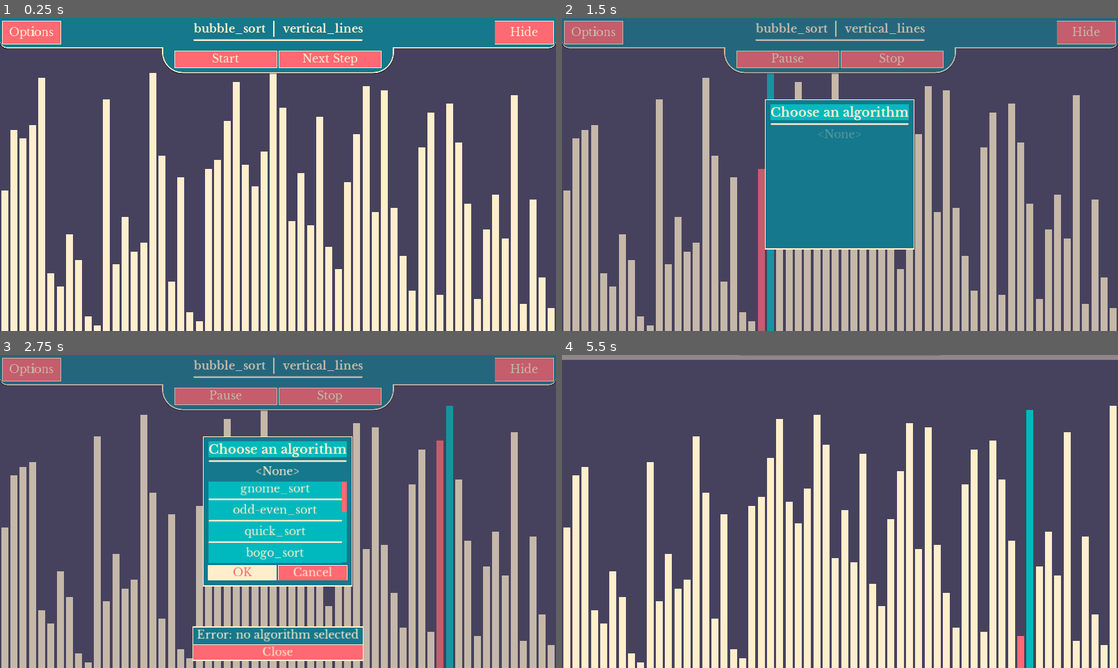
Above: before the commit, frames 1-4 (two rows, left to right).
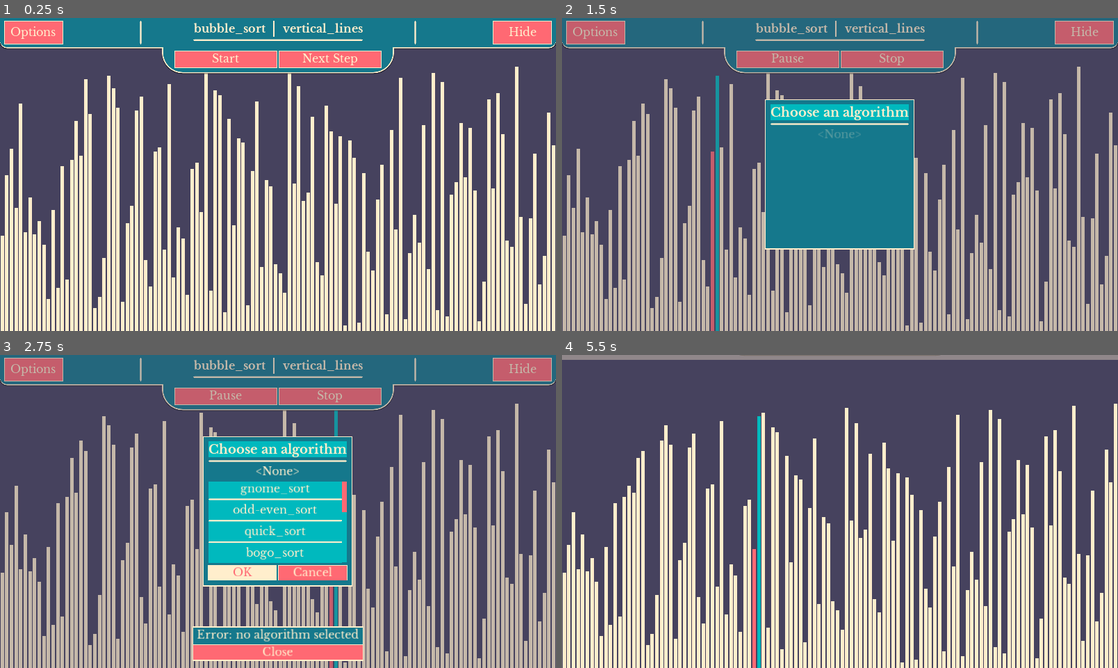
Above: after the commit, the same moments.

Repository: DissonantVoid/Godot-Sort-Visualizer
Game: Godot game, scene res://scenes/game/main.tscn
The game is run twice, just before and just after one commit, with the same random seed, the same clock (stepped at 60 frames per second) and the same inputs.
Inputs (mouse positions are in pixels of both pictures, inside the frame that each line leads up to):
- Up to frame 1 (0.25 s): no input
- Up to frame 2 (1.5 s): click "Start" at 0.5 s; click "bubble_sort" at 1.25 s
- Up to frame 3 (2.75 s): click "OK" at 2 s
- Up to frame 4 (5.5 s): click "OK" at 2.75 s; click "vertical_lines" at 3.5 s; click "Hide" at 4.25 s; move the mouse to (962, 495) at 5.02 s; click (962, 495) at 5.17 s

The runs differ from the first frame. In frame 1, 29% of the frame differs, in the area x 0-100%, y 0-100%; in frame 2, 24%; in frame 3, 23%; in frame 4, 30%, in the area x 0-100%, y 15-100%.

Commit message:
general improvements and resolving TODOs

Diff:
--- a/scenes/game/main.gd
+++ b/scenes/game/main.gd
@@ -18,7 +18,7 @@
 	# NOTE: a class instead of a dict, because dict keys are not checked untill runtime
 	# making them prone to error and hard to keep track of reads/writes to the same key
 	# this functions more like like a c++ Struct
-	var time_per_step : float = 40.0
+	var time_per_step : float = 25.0
 	var volume : float = 100
 
 	var _file : ConfigFile = ConfigFile.new()
--- a/scenes/game/main.tscn
+++ b/scenes/game/main.tscn
@@ -50,15 +50,15 @@
 [node name="MarginContainer" type="MarginContainer" parent="MainInterface/MarginContainer/VBoxContainer/Content/Upper"]
 margin_right = 960.0
 margin_bottom = 50.0
-custom_constants/margin_right = 5
+custom_constants/margin_right = 8
 custom_constants/margin_top = 5
-custom_constants/margin_left = 5
+custom_constants/margin_left = 8
 custom_constants/margin_bottom = 5
 
 [node name="HBoxContainer" type="HBoxContainer" parent="MainInterface/MarginContainer/VBoxContainer/Content/Upper/MarginContainer"]
-margin_left = 5.0
+margin_left = 8.0
 margin_top = 5.0
-margin_right = 955.0
+margin_right = 952.0
 margin_bottom = 45.0
 
 [node name="Options" type="Button" parent="MainInterface/MarginContainer/VBoxContainer/Content/Upper/MarginContainer/HBoxContainer"]
@@ -71,8 +71,8 @@
 text = "Options"
 
 [node name="Center" type="VBoxContainer" parent="MainInterface/MarginContainer/VBoxContainer/Content/Upper/MarginContainer/HBoxContainer"]
-margin_left = 301.0
-margin_right = 649.0
+margin_left = 298.0
+margin_right = 646.0
 margin_bottom = 40.0
 rect_min_size = Vector2( 280, 0 )
 size_flags_horizontal = 6
@@ -118,8 +118,8 @@
 margin_bottom = 36.0
 
 [node name="Hide" type="Button" parent="MainInterface/MarginContainer/VBoxContainer/Content/Upper/MarginContainer/HBoxContainer"]
-margin_left = 850.0
-margin_right = 950.0
+margin_left = 844.0
+margin_right = 944.0
 margin_bottom = 40.0
 rect_min_size = Vector2( 100, 40 )
 focus_mode = 0
@@ -128,12 +128,32 @@
 size_flags_vertical = 6
 text = "Hide"
 
+[node name="VLines" type="HBoxContainer" parent="MainInterface/MarginContainer/VBoxContainer/Content/Upper/MarginContainer"]
+margin_left = 8.0
+margin_top = 5.0
+margin_right = 952.0
+margin_bottom = 45.0
+mouse_filter = 2
+
+[node name="VSeparator" type="VSeparator" parent="MainInterface/MarginContainer/VBoxContainer/Content/Upper/MarginContainer/VLines"]
+margin_right = 470.0
+margin_bottom = 40.0
+mouse_filter = 2
+size_flags_horizontal = 3
+
+[node name="VSeparator2" type="VSeparator" parent="MainInterface/MarginContainer/VBoxContainer/Content/Upper/MarginContainer/VLines"]
+margin_left = 474.0
+margin_right = 944.0
+margin_bottom = 40.0
+mouse_filter = 2
+size_flags_horizontal = 3
+
 [node name="Lower" type="MarginContainer" parent="MainInterface/MarginContainer/VBoxContainer/Content"]
 margin_top = 50.0
 margin_right = 960.0
 margin_bottom = 95.0
 
-[node name="EasterEgg" type="Label" parent="MainInterface/MarginContainer/VBoxContainer/Content/Lower"]
+[node name="Label" type="Label" parent="MainInterface/MarginContainer/VBoxContainer/Content/Lower"]
 margin_left = 302.0
 margin_top = 9.0
 margin_right = 658.0
--- a/scenes/game/main_interface.gd
+++ b/scenes/game/main_interface.gd
@@ -20,7 +20,7 @@
 
 const _options_popup_scene : PackedScene = preload("res://scenes/objects/components/popups/popup_main_interface_options.tscn")
 const _sorter_popup_scene : PackedScene = preload("res://scenes/objects/components/popups/popup_main_interface_algorithms.tscn")
-const _visualizer_popup_scene : PackedScene = preload("res://scenes/objects/components/popups/popup_main_interface_visualizer.tscn")
+const _visualizer_popup_scene : PackedScene = preload("res://scenes/objects/components/popups/popup_main_interface_visualizers.tscn")
 
 var _visualizer_control_buttons : Array # cache for set_ui_active()
 const _moving_time : float = 0.85
--- a/scenes/objects/components/lazer_shooter.gd
+++ b/scenes/objects/components/lazer_shooter.gd
@@ -33,12 +33,14 @@
 	tween.tween_property(self, "rect_position:y", rect_size.y, _move_time)
 
 	yield(tween, "finished")
+	modulate = Color.transparent # hide to avoid jerkiness as the container sorts its children
 	emit_signal("disappeared")
 
 func appear():
 	var tween : SceneTreeTween = get_tree().create_tween()
 	tween.tween_property(self, "rect_position:y", 0.0, _move_time).from(rect_size.y)
 
+	modulate = Color.white
 	yield(tween, "finished")
 	if _is_brocken == false:
 		_line.show()
--- a/scenes/objects/components/orbiting_planet.gd
+++ b/scenes/objects/components/orbiting_planet.gd
@@ -6,7 +6,7 @@
 
 const _default_line_width : float = 8.7
 const _max_trail_segments : int = 12
-const _next_trail_time : float = 0.07
+const _next_trail_time : float = 0.06
 var _next_trail_timer : float
 
 var _initial_size : Vector2
@@ -14,7 +14,8 @@
 var _local_center : Vector2
 var _orbit_speed : float
 
-const _move_to_speed : float = 0.6
+const _move_speed : float = 340.0
+var _curve_speed : float # _curve_speed is meant to convert _move_speed into a lerp value [0-1]
 var _move_start : Vector2
 var _move_end : Vector2
 
@@ -22,8 +23,8 @@
 var _arc_point : Vector2
 var _curr_arc_offset : float = 0 # [0 - 1]
 
-enum State {rotating, moving_to}
-var _curr_state : int = State.rotating
+enum State {orbiting, moving_to}
+var _curr_state : int = State.orbiting
 
 
 func _ready():
@@ -47,13 +48,13 @@
 	flip_v = bool(Utility.rng.randi_range(0,1))
 
 func _process(delta):
-	if _curr_state == State.rotating:
+	if _curr_state == State.orbiting:
 		_rotate(deg2rad(_orbit_speed * delta))
 
 	elif _curr_state == State.moving_to:
 		# we use quadratic bezier curve (see docs.godotengine.org/en/stable/tutorials/math/beziers_and_curves.html)
 		# p0 is our pos
-		# p1 is half distance between p0 and p1 raised by _arc_height
+		# p1 is half distance between p0 and p2 raised by _arc_height
 		# p2 is target pos
 
 		var q0 : Vector2 = _move_start.linear_interpolate(_arc_point, _curr_arc_offset)
@@ -61,6 +62,7 @@
 		var pos : Vector2 = q0.linear_interpolate(q1, _curr_arc_offset)
 		rect_global_position = pos
 
+		# trail
 		_next_trail_timer -= delta
 		if _next_trail_timer <= 0:
 			_next_trail_timer = _next_trail_time
@@ -68,9 +70,10 @@
 			if _trail.points.size() > _max_trail_segments:
 				_trail.remove_point(0)
 
-		_curr_arc_offset += _move_to_speed * delta
+		_curr_arc_offset += _curve_speed * delta
 		if _curr_arc_offset > 1.0:
-			_curr_state = State.rotating
+			rect_global_position = _move_end
+			_curr_state = State.orbiting
 			_trail.clear_points()
 
 			emit_signal("moved")
@@ -82,7 +85,7 @@
 func reset(size_scale : float, orbit_speed : float, start_angle : float):
 	# reset
 	if _curr_state == State.moving_to:
-		_curr_state = State.rotating
+		_curr_state = State.orbiting
 		_trail.clear_points()
 		_next_trail_timer = 0
 
@@ -99,13 +102,14 @@
 func move_to(other_planet):
 	_move_start = get_center()
 	_move_end = other_planet.get_center() - rect_size/2 # move our center to the new position
+	_curve_speed = _move_speed / _move_start.distance_to(_move_end)
 
 	var distance : Vector2 = _move_end - _move_start
 	_arc_point = (_move_start + distance/2) + Vector2(0, _arc_height).rotated(distance.normalized().angle())
 
 	_curr_arc_offset = 0
+	_next_trail_timer = _next_trail_time
 	_curr_state = State.moving_to
-	_next_trail_timer = _next_trail_time
 
 	# don't change orbit speed immediately because other_planet
 	# will also call our get_orbit_speed()
--- a/scenes/objects/components/popups/popup_main_interface_visualizer.tscn
+++ b/scenes/objects/components/popups/popup_main_interface_visualizers.tscn
@@ -1,7 +1,7 @@
 [gd_scene load_steps=4 format=2]
 
 [ext_resource path="res://scenes/objects/components/popups/popup_base.tscn" type="PackedScene" id=1]
-[ext_resource path="res://scenes/objects/components/popups/popup_main_interface_visualizer.gd" type="Script" id=2]
+[ext_resource path="res://scenes/objects/components/popups/popup_main_interface_visualizers.gd" type="Script" id=2]
 [ext_resource path="res://resources/godot/popup_panel.tres" type="StyleBox" id=3]
 
 [node name="PopupMainInterfaceVisualizer" instance=ExtResource( 1 )]
--- a/scenes/objects/components/popups/visualizer_data_container.gd
+++ b/scenes/objects/components/popups/visualizer_data_container.gd
@@ -1,6 +1,4 @@
 extends Control
-
-# TODO: update screenshots
 
 signal pressed(title, path)
 
@@ -11,6 +9,7 @@
 
 var _title : String
 var _path : String
+
 
 func setup(title : String, image_path : String, description : String, path : String):
 	_title = title
--- a/scenes/objects/visualizers/visualizer_color_bars.gd
+++ b/scenes/objects/visualizers/visualizer_color_bars.gd
@@ -11,7 +11,7 @@
 const _horizontal_gap : float = 45.0
 const _lines_count : int = 20
 const _line_width : float = 6.8
-const _line_tween_time : float = 0.11
+const _line_tween_time : float = 0.06
 
 const _ruler_big_line_width : float = 2.2
 const _ruler_small_line_width : float = 0.6
@@ -47,7 +47,6 @@
 		_lines_container.add_child(line)
 		var y_pos : float = _min_height + v_gap * i
 		line.global_position = Vector2(0, y_pos)
-		line.add_point(Vector2.ZERO)
 		line.set_meta("correct_order", i)
 
 		_lines_order[i] = line
@@ -101,6 +100,7 @@
 	# clear points
 	for line in _lines_order:
 		line.clear_points()
+		# keep first 2 points
 		line.add_point(Vector2.ZERO)
 		line.add_point(Vector2(_horizontal_gap, 0))
 
--- a/scenes/objects/visualizers/visualizer_planets.gd
+++ b/scenes/objects/visualizers/visualizer_planets.gd
@@ -17,22 +17,22 @@
 
 var _star_center : Vector2
 const _planets_count : int = 10
-const _planets_offset : float = 140.0 # initial offset from the sun
-const _planets_distance : float = 80.0
+const _star_offset : float = 140.0 # initial offset from the sun
+const _planets_gap : float = 80.0
 
 const _min_planet_scale : float = 0.4
 const _max_planet_scale : float = 2.8
 const _planets_speed_modifier : float = 0.2
 # used to determine planets orbit speed
 var _furthest_planet_distance : float =\
-	Vector2(_planets_offset + _planets_count * _planets_distance, 0).length()
+	Vector2(_star_offset + _planets_count * _planets_gap, 0).length()
 
 var _waiting_for_planets : int = 0
 var _is_updating_all : bool = false
 
-var _zoom_level : int = 1
 const _zoom_min : int = 0
 const _zoom_max : int = 3
+var _zoom_level : int = 1
 
 
 func _ready():
@@ -48,7 +48,7 @@
 		_planets_container.add_child(planet)
 		planet.setup(_star_center,
 			_star_center - Vector2(
-				_planets_offset + (_planets_distance * i), planet.rect_size.y/2)
+				_star_offset + (_planets_gap * i), planet.rect_size.y/2)
 			)
 
 # override
--- a/scenes/objects/visualizers/visualizer_puzzle_pieces.gd
+++ b/scenes/objects/visualizers/visualizer_puzzle_pieces.gd
@@ -2,13 +2,14 @@
 
 onready var _board : TextureRect = $MarginContainer/MarginContainer/Board
 onready var _pieces_container : GridContainer = $MarginContainer/MarginContainer/Pieces
+onready var _margin : MarginContainer = $MarginContainer/MarginContainer
 
 const _piece_size : int = 32 # can also be 16, 64 etc..
-var _order : Array # idx : piece,   idx 1 is top left piece, idx size-1 is bottom right piece
+var _order : Array # idx : piece,   idx 0 is top left piece, idx size-1 is bottom right piece
 
-const _switch_tween_time : float = 0.8
+const _switch_all_tween_time : float = 0.8
+const _pieces_scale_factor : float = 0.8 # scale down to make space for the interface
 
-# TODO: puzzle pieces are partly hidden when main interface is shown, do something about it ya lazy bastard
 
 func _ready():
 	_board.hide()
@@ -33,6 +34,9 @@
 			)
 			texture.create_from_image(image, 0)
 			tex_rect.texture = texture
+			tex_rect.expand = true
+			tex_rect.rect_min_size = Vector2.ONE * _piece_size * _pieces_scale_factor
+
 			_order.append(tex_rect)
 			_pieces_container.add_child(tex_rect)
 
@@ -45,8 +49,8 @@
 
 # override
 func reset():
-	_pieces_container.add_constant_override("hseparation", 1)
-	_pieces_container.add_constant_override("vseparation", 1)
+	_pieces_container.add_constant_override("hseparation", 2)
+	_pieces_container.add_constant_override("vseparation", 2)
 
 	# shuffle pieces
 	for i in _pieces_container.get_child_count():
@@ -88,7 +92,7 @@
 		var first_child : TextureRect = _pieces_container.get_child(new_indexes[i])
 		var second_child : TextureRect = _pieces_container.get_child(i)
 		tween.tween_property(
-			first_child, "rect_position", second_child.rect_position, _switch_tween_time
+			first_child, "rect_position", second_child.rect_position, _switch_all_tween_time
 		).from(first_child.rect_position)
 		tween.parallel()
 
--- a/scenes/objects/visualizers/visualizer_puzzle_pieces.tscn
+++ b/scenes/objects/visualizers/visualizer_puzzle_pieces.tscn
@@ -18,11 +18,12 @@
 
 [node name="MarginContainer" type="MarginContainer" parent="MarginContainer" index="0"]
 margin_left = 224.0
-margin_top = 14.0
+margin_top = 16.0
 margin_right = 736.0
-margin_bottom = 526.0
+margin_bottom = 540.0
 size_flags_horizontal = 6
-size_flags_vertical = 6
+size_flags_vertical = 10
+custom_constants/margin_bottom = 12
 
 [node name="Board" type="TextureRect" parent="MarginContainer/MarginContainer" index="0"]
 margin_right = 512.0
--- a/scenes/objects/visualizers/visualizer_singing_lazers.gd
+++ b/scenes/objects/visualizers/visualizer_singing_lazers.gd
@@ -1,10 +1,4 @@
 extends "res://scenes/objects/visualizers/visualizer.gd"
-
-# TODO: lazers are jerky after they dissapear due to _lazers_container sorting them
-#       tried multiple solution like using NOTIFICATION_MOVED_IN_PARENT
-#       forcing _lazers_container to sort_children,
-#       saving children position before sort and restoring it (which worked but was horribly inefficient)
-#       I'll try again later. or maybe not I don't know time is running out and I gotta move on to the next project soon
 
 onready var _lazers_container : HBoxContainer = $MarginContainer/Lazers
 onready var _receivers_container : HBoxContainer = $MarginContainer/Receivers
@@ -99,6 +93,7 @@
 
 			Utility.switch_children(_lazers_container, idx1, idx2)
 
+			yield(get_tree(), "idle_frame") # wait for container to sort children
 			child1.appear()
 			child2.appear()
 
@@ -107,6 +102,7 @@
 			child.disappear()
 			yield(child, "disappeared")
 
+			yield(get_tree(), "idle_frame") # wait for container to sort children
 			_lazers_container.move_child(child, idx2)
 			child.appear()
 
@@ -131,6 +127,8 @@
 
 	for i in range(ordered_lazers.size()-1, -1, -1):
 		_lazers_container.move_child(ordered_lazers[i], 0)
+
+	yield(get_tree(), "idle_frame") # wait for container to sort children
 
 	for lazer in _lazers_container.get_children():
 		lazer.appear()
--- a/scenes/objects/visualizers/visualizer_vertical_lines.gd
+++ b/scenes/objects/visualizers/visualizer_vertical_lines.gd
@@ -2,8 +2,8 @@
 
 onready var _rects_container : HBoxContainer = $MarginContainer/HBoxContainer
 
-const _rect_count : int = 60
-const _rect_width : float = 12.0
+const _h_gap : int = 2
+const _rect_count : int = 120
 const _rect_min_height : float = 10.0
 const _rect_max_height : float = 460.0
 
@@ -14,22 +14,23 @@
 
 
 func _ready():
+	_rects_container.add_constant_override("separation", _h_gap)
+
 	# split height gap evenly between rects
 	var rect_size_intervals : Array
 	rect_size_intervals.resize(_rect_count)
-	var gap_size : float = (_rect_max_height - _rect_min_height) / _rect_count
+	var v_gap : float = (_rect_max_height - _rect_min_height) / _rect_count
 	for i in _rect_count:
-		rect_size_intervals[i] = _rect_min_height + gap_size * i
-
+		rect_size_intervals[i] = _rect_min_height + v_gap * i
 	rect_size_intervals.shuffle() # NOTE: Utility calls randomize()
 
-
+	var rect_width : float = (Utility.viewport_size.x - _h_gap*_rect_count) / _rect_count
 	for i in _rect_count:
 		var rect : ColorRect = ColorRect.new()
 		rect.color = _default_clr
 		rect.size_flags_horizontal = 0 # no SIZE_NONE ???
 		rect.size_flags_vertical = SIZE_SHRINK_END
-		rect.rect_min_size.x = _rect_width
+		rect.rect_min_size.x = rect_width
 		rect.rect_min_size.y = rect_size_intervals.pop_back()
 
 		_rects_container.add_child(rect)
--- a/scenes/tests/algorithm_checker.gd
+++ b/scenes/tests/algorithm_checker.gd
@@ -309,9 +309,7 @@
 	return _current_input[idx1] > _current_input[idx2]
 
 func _console_print(text : String, color_hex : String = ""):
-	# TODO: we can't make color_hex of type Color, because the color tag
-	#       in bbcode doesn't support rgb, I should send an issue about this
-	#       so that either Color can return a hex code or the color tag can accept rgb
+	# TODO: make an issue about how it isn't obvious how Color.to_html() returns a hex string
 	if color_hex.empty() == false:
 		text = "[color=" + color_hex + "]" + text + "[/color]"
 
Not shown, changed: plan/plan.txt
Binary file changed: resources/textures/visualizer_images/color_bars.PNG
Binary file changed: resources/textures/visualizer_images/planets.PNG
Binary file changed: resources/textures/visualizer_images/singing_lazers.PNG
Binary file changed: resources/textures/visualizer_images/vertical_rects.PNG
Renamed: scenes/objects/components/popups/popup_main_interface_visualizer.gd -> scenes/objects/components/popups/popup_main_interface_visualizers.gd
